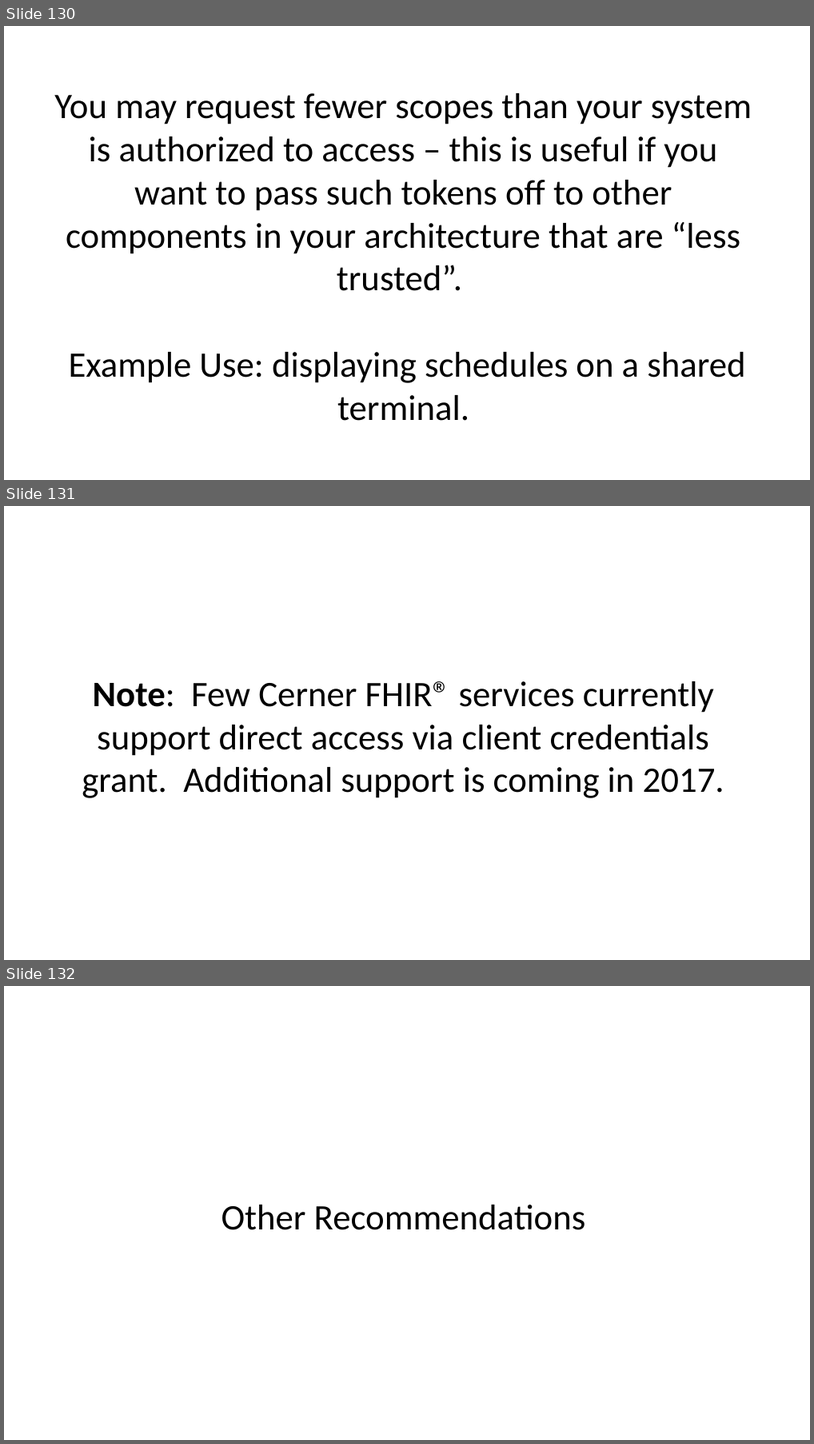
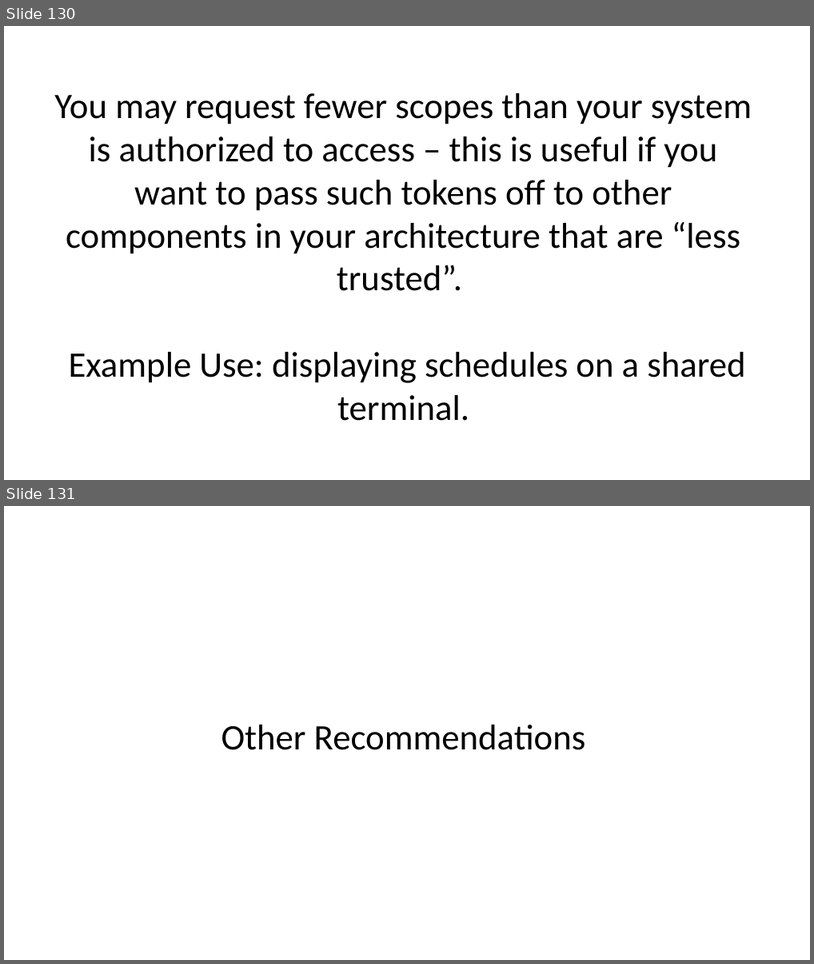
Before and after one commit to BH018364/SMART-on-FHIR-Training, a slide deck: smart-authorization-presentation.pptx. Shown one above the other, each under a label of ours: slides 130, 131 and 132 before the commit, slides 130 and 131 after it. The pictures are 814x1444 and 814x964 pixels, drawn with LibreOffice and Linux fonts; fonts in the diff are those of the drawing. Boxes give left, top, right and bottom in pixels: in the first picture for what was removed or moved away, otherwise in the second. Text is boxed around its words. In the diff, an @@ line names an element or a change of style, - is before the commit and + after.

```diff
--- a/smart-authorization-presentation.pptx
+++ b/smart-authorization-presentation.pptx
@@ slide 131 removed at (x1=4, y1=506, x2=810, y2=960), background #FFFFFF @@
@@ text removed at (x1=82, y1=681, x2=725, y2=798) @@
-Note: Few Cerner FHIR® services currently support direct access via client credentials grant. Additional support is coming in 2017.
@@ what was slide 132 is now slide 131 @@
```
Also in this commit, not shown: 4 slides changed.
